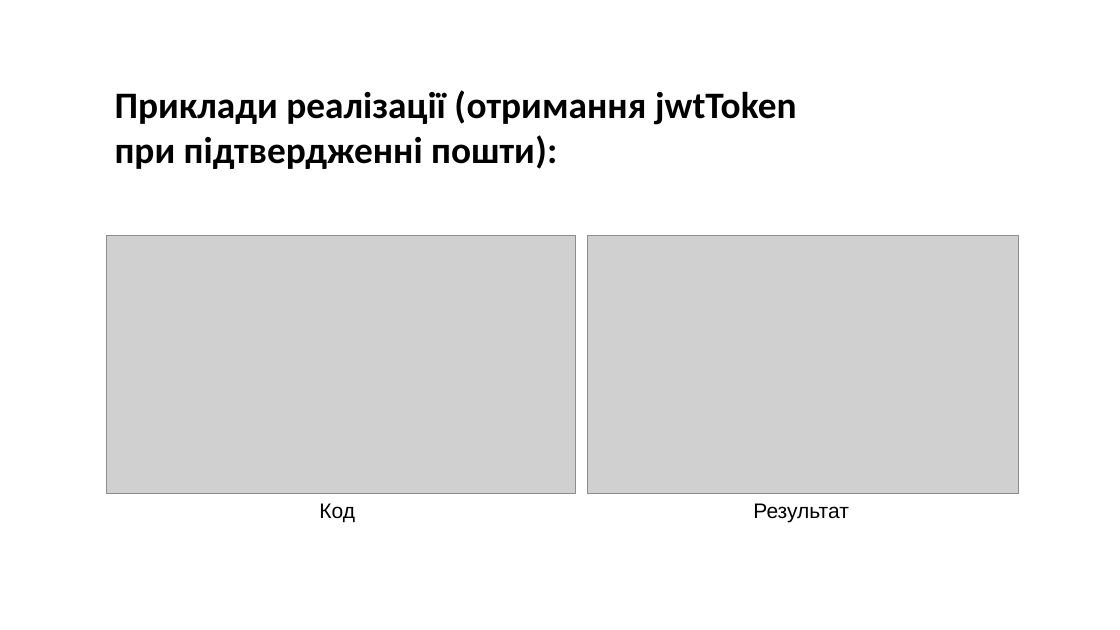
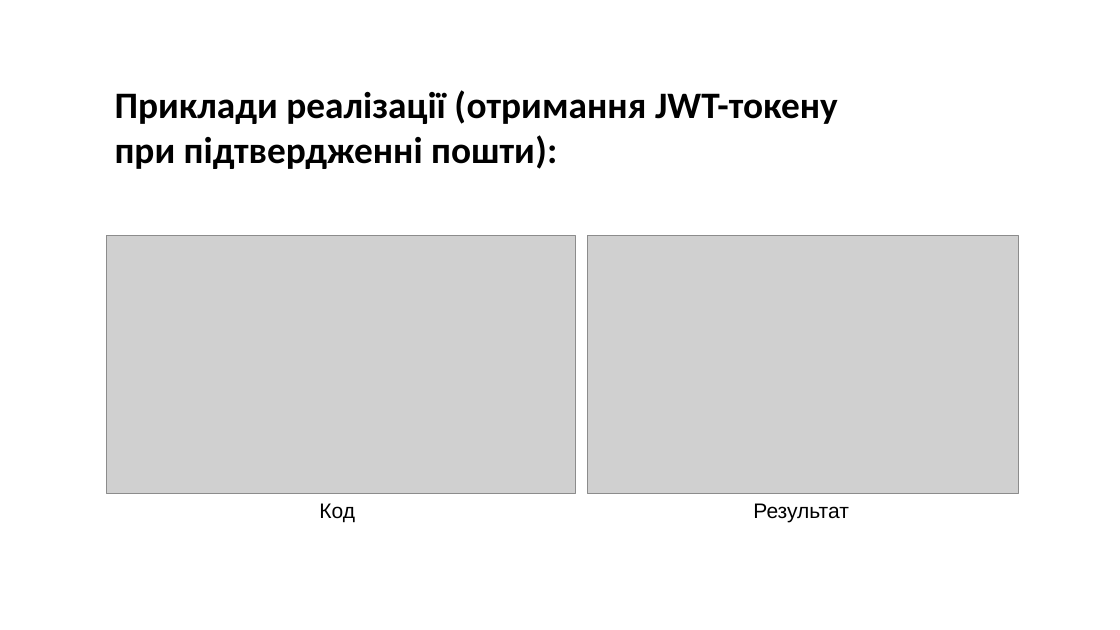
Before and after one commit to NureTitarenkoMykyta/2025_B_KKP_PZPI-23-1_Titarenko_M_S, a slide deck: slide 11 of 2026_Б_ККП_ПЗПІ-23-1_Тітаренко_М_С/2026_Б_ККП_ПЗПІ-23-1_Тітаренко_М_С.pptx. Drawn at 1120x630 pixels with LibreOffice and Linux fonts; fonts in the diff are those of the drawing; grey boxes stand for pictures; background and template pictures are left out. Boxes give left, top, right and bottom in pixels: in the first picture for what was removed or moved away, otherwise in the second. Text is boxed around its words. In the diff, an @@ line names an element or a change of style, - is before the commit and + after.

Commit message:
fix: typo in presentation

```diff
--- a/2026_Б_ККП_ПЗПІ-23-1_Тітаренко_М_С/2026_Б_ККП_ПЗПІ-23-1_Тітаренко_М_С.pptx
+++ b/2026_Б_ККП_ПЗПІ-23-1_Тітаренко_М_С/2026_Б_ККП_ПЗПІ-23-1_Тітаренко_М_С.pptx
@@ text at [115, 90, 838, 169]: text changed @@
-Приклади реалізації (отримання jwtToken при підтвердженні пошти):
+Приклади реалізації (отримання JWT-токену при підтвердженні пошти):
```
Also in this commit, not shown: 1 other slide changed.
